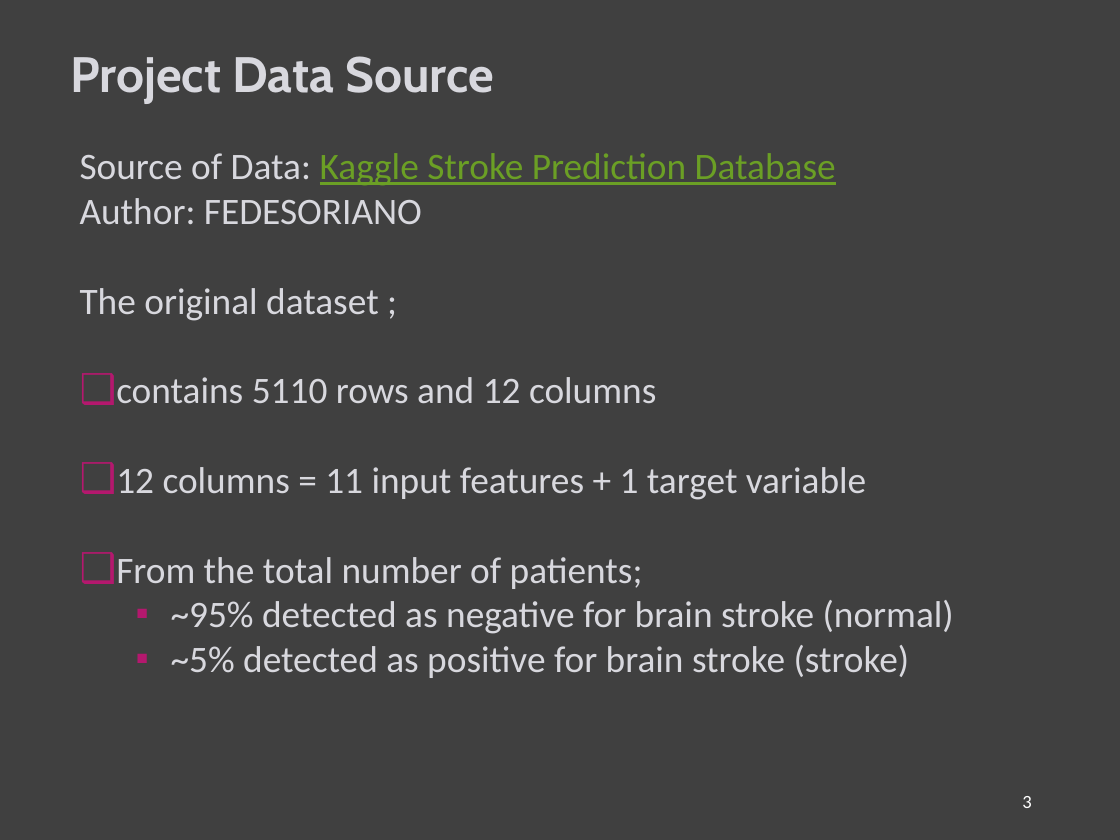
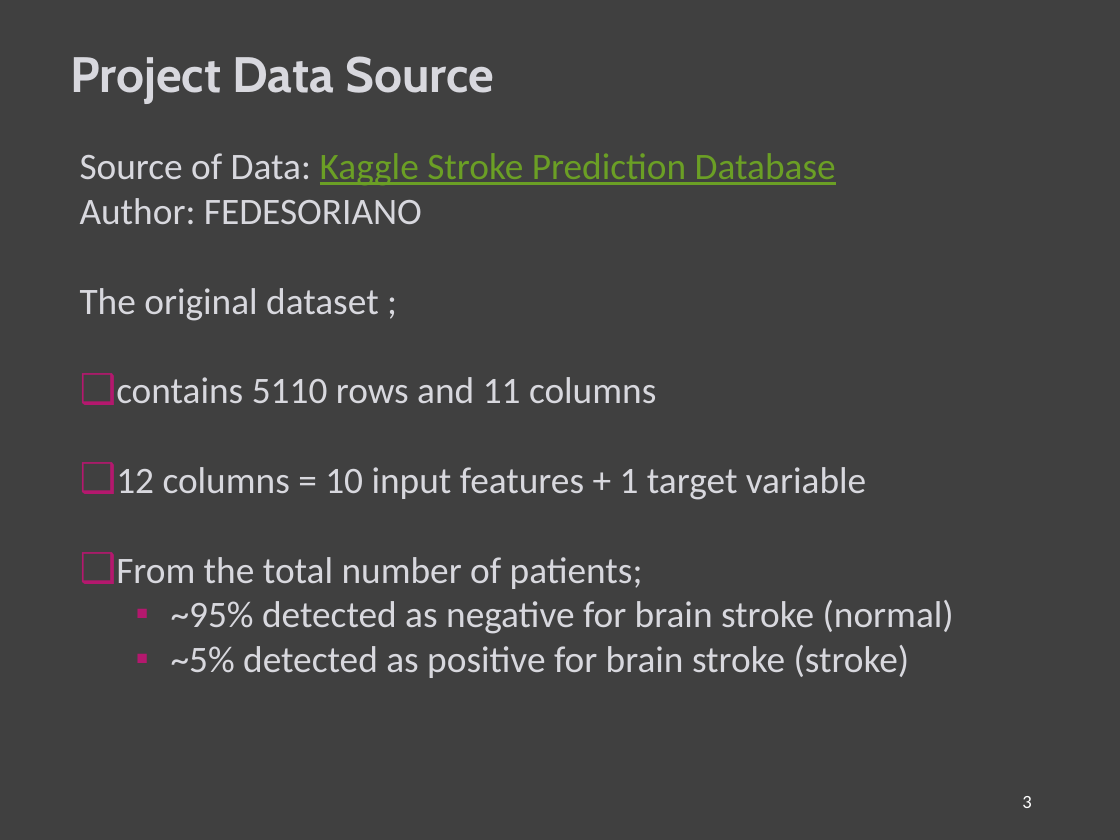
Before and after one commit to sheha919/Stroke_Prediction, a slide deck: slide 3 of stroke_pred_presentation.pptx. Drawn at 1120x840 pixels with LibreOffice and Linux fonts; fonts in the diff are those of the drawing. Boxes give left, top, right and bottom in pixels: in the first picture for what was removed or moved away, otherwise in the second. Text is boxed around its words. In the diff, an @@ line names an element or a change of style, - is before the commit and + after.

```diff
--- a/stroke_pred_presentation.pptx
+++ b/stroke_pred_presentation.pptx
@@ text at <box>116,377,866,500</box>: text changed @@
-❑ contains 5110 rows and 12 columns
-❑ 12 columns = 11 input features + 1 target variable
+❑ contains 5110 rows and 11 columns
+❑ 12 columns = 10 input features + 1 target variable
```
